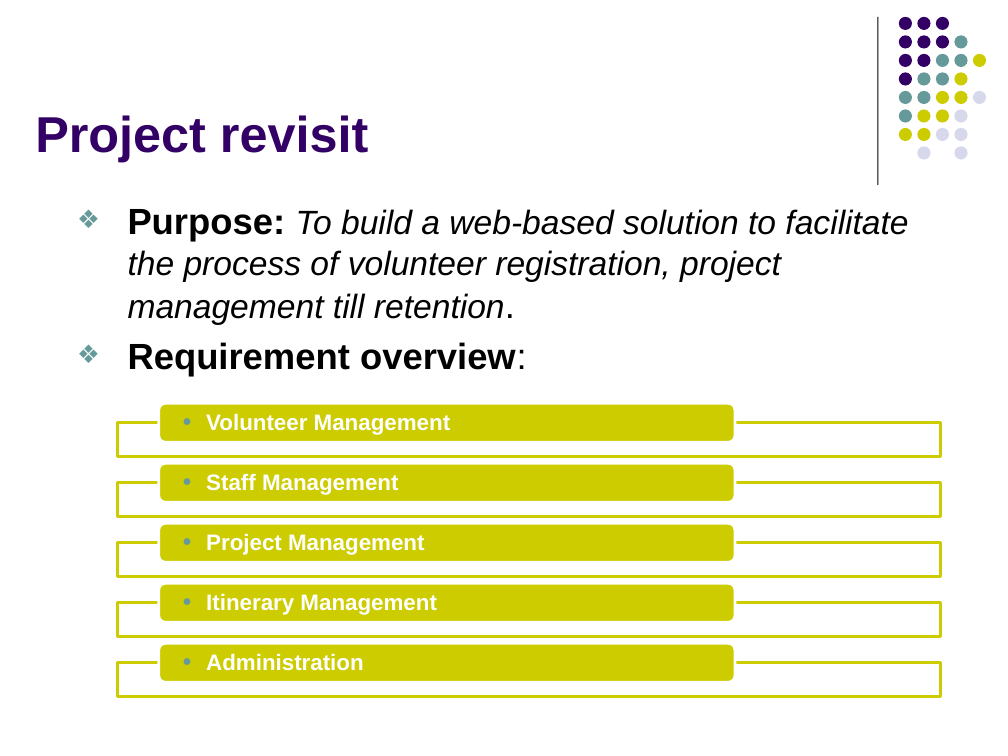
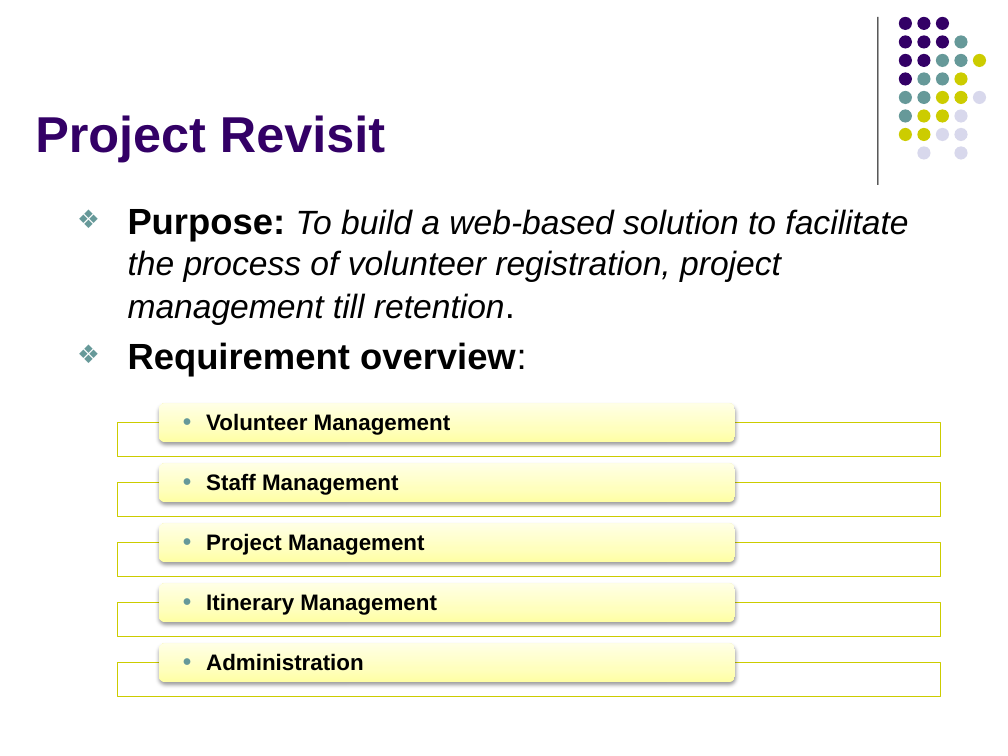
Before and after one commit to imireasa/mtech-se18-t08s, a slide deck: slide 3 of docs/W-9 Working Document/W-9.3 Presentation Slides/Phase 2/vms_presentation_2_v0.1.pptx (slide 4 before the commit). Drawn at 1008x756 pixels with LibreOffice and Linux fonts; fonts in the diff are those of the drawing. Boxes give left, top, right and bottom in pixels: in the first picture for what was removed or moved away, otherwise in the second. Text is boxed around its words. In the diff, an @@ line names an element or a change of style, - is before the commit and + after.

```diff
--- a/docs/W-9 Working Document/W-9.3 Presentation Slides/Phase 2/vms_presentation_2_v0.1.pptx
+++ b/docs/W-9 Working Document/W-9.3 Presentation Slides/Phase 2/vms_presentation_2_v0.1.pptx
@@ title at <box>35,115,385,162</box>: text changed @@
-Project revisit
+Project Revisit
@@ fill #CCCC00 to gradient #FFFFA5 to #FFFFBF to #FFFFE7; outline #FFFFFF 2 pt to none; shadow on in 5 elements at <box>158,403,735,443</box>, <box>158,464,735,503</box>, <box>158,523,735,562</box>, <box>158,584,735,623</box>, <box>158,643,735,682</box> @@
@@ text colour #FFFFFF to #000000 in 5 elements at <box>206,413,451,435</box>, <box>206,473,399,495</box>, <box>206,533,425,555</box>, <box>206,593,437,615</box>, <box>206,653,363,671</box> @@
@@ outline #CCCC00 2 pt to #CCCC00 0.75 pt in 5 elements at <box>118,422,941,456</box>, <box>118,483,941,516</box>, <box>118,543,941,577</box>, <box>118,603,941,636</box>, <box>118,663,941,697</box> @@
```
Also in this commit, not shown: 10 other slides changed, 1 slide added, 5 slides removed.
